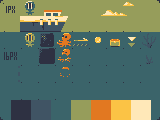
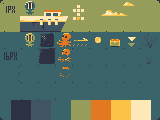
Layered file, before and after one edit (w=160, h=120). Changes by layer:
added layer "Controls" above "Vessel" over [73, 5, 84, 20]
